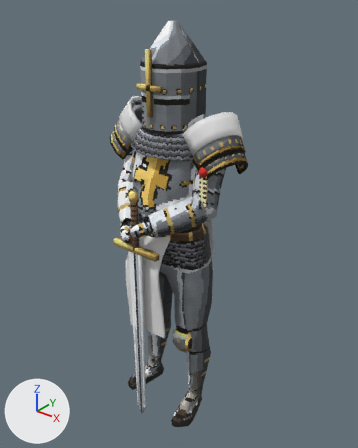
Renders of the Blender file tools/art/blend/holy-warrior.blend from each side of a commit.
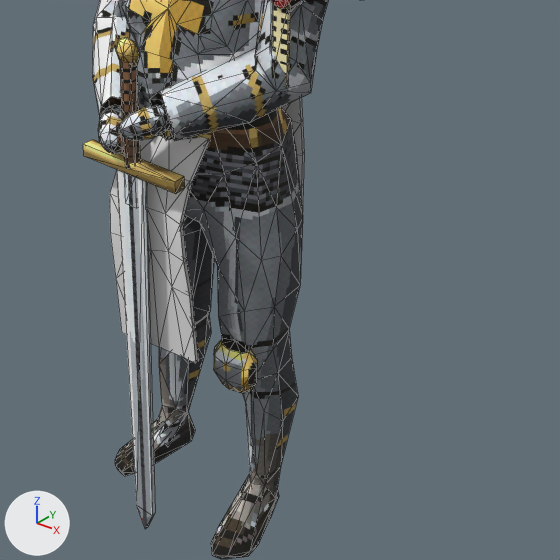
Old and new are each drawn whole from a 50 mm lens placed at (0.839, -1.027, 1.284), pointed at (0.016, 0.002, 0.646) and again close up on the part from 21% to 92% of the width and 39% to 96% of the height. Lighting does not change. The marker at lower left points along +X, +Y and +Z. The older version's two pictures come first. The close-ups show mesh edges as thin lines.

The first close-up shows 'Accent', 'Body', 'Chest', 'Weapon'.
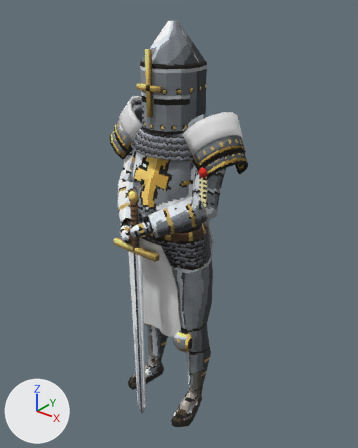
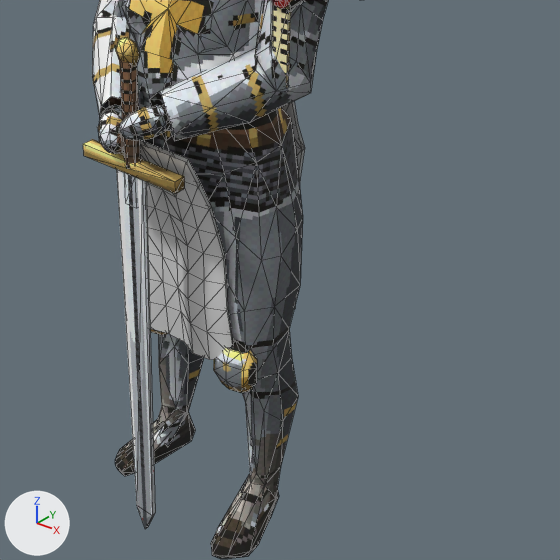
The change in detail:
me_accent is used by ob_accent; location (0.0, 0.0, 0.0).
me_accent had 254 vertices, 424 faces and spanned x -0.193..0.193, y -0.156..0.114, z 0.332..0.996.
me_accent now has 396 vertices, 664 faces and spans x -0.193..0.193, y -0.154..0.1, z 0.305..0.996.
me_accent part 1: the loose piece of 28 vertices spanning x -0.066..0.078, y -0.156..-0.099, z 0.34..0.66 is rebuilt with 63 vertices and now spans x -0.087..0.089, y -0.154..-0.075, z 0.305..0.654.
me_accent part 2: the loose piece of 28 vertices spanning x -0.065..0.078, y -0.151..-0.095, z 0.34..0.656 is rebuilt with 63 vertices and now spans x -0.086..0.086, y -0.149..-0.071, z 0.305..0.656.
me_accent part 3: the loose piece of 27 vertices spanning x -0.065..0.066, y 0.095..0.109, z 0.332..0.656 is rebuilt with 63 vertices and now spans x -0.087..0.088, y 0.068..0.098, z 0.305..0.657.
me_accent part 4: a new loose piece of 63 vertices spanning x -0.086..0.086, y 0.063..0.093, z 0.305..0.656, in mat_accent (white #e7e7e7).
me_accent part 5: 27 vertices removed from x -0.065..0.065, y 0.1..0.114, z 0.332..0.657.

What differs and where, as boxes (x1, y1, x2, y2) in the close-ups (560 x 560 px):
'Accent', reshaped (7% wider)
    before: (110, 98, 304, 363)
    after: (97, 102, 305, 359)
part 1 of me_accent, rebuilt
    before: (110, 136, 208, 363)
    after: (97, 127, 232, 359)
part 2 of me_accent, rebuilt (mostly hidden)
    before: (180, 141, 210, 361)
    after: (140, 140, 233, 343)
part 3 of me_accent, rebuilt (mostly hidden afterwards)
    before: (281, 99, 302, 194)
    after: (292, 102, 305, 185)
part 4 of me_accent, added
    after: (281, 103, 302, 173)
part 5 of me_accent, deleted (mostly hidden)
    before: (299, 98, 304, 277)
